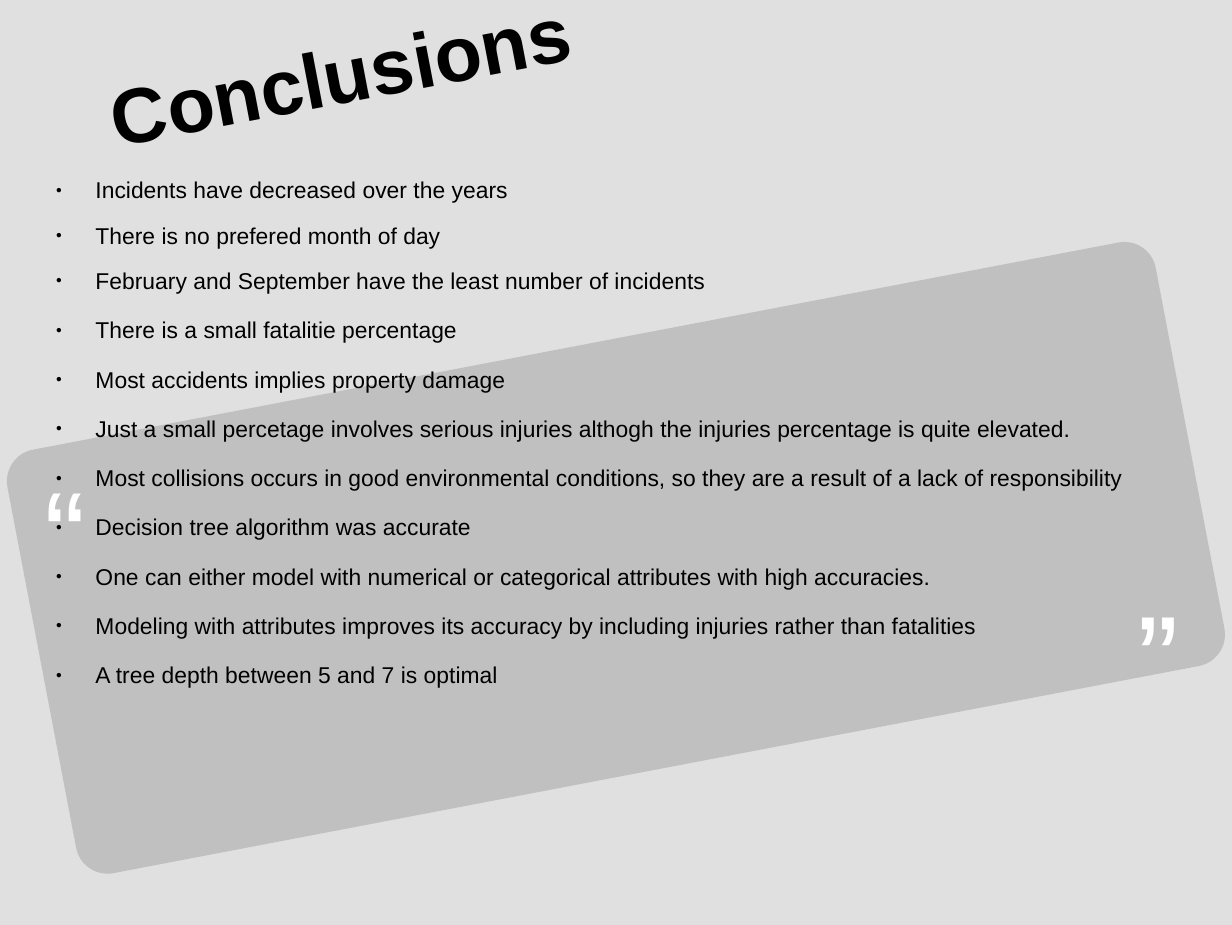
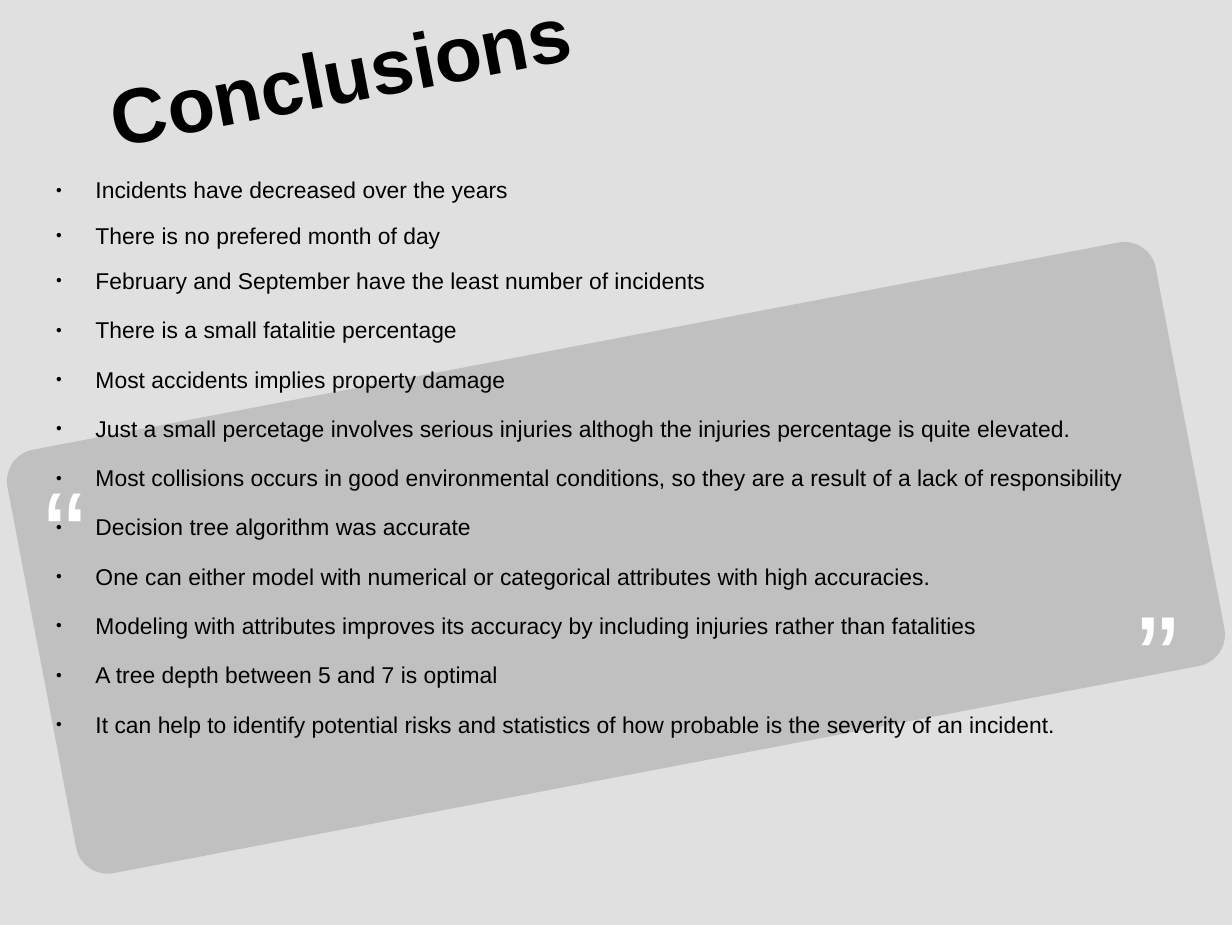
Before and after one commit to jsalvaradog/Coursera_Capstone, a slide deck: slide 14 of Presentation.ppsx. Drawn at 1232x925 pixels with LibreOffice and Linux fonts; fonts in the diff are those of the drawing. Boxes give left, top, right and bottom in pixels: in the first picture for what was removed or moved away, otherwise in the second. Text is boxed around its words. In the diff, an @@ line names an element or a change of style, - is before the commit and + after.

```diff
--- a/Presentation.ppsx
+++ b/Presentation.ppsx
@@ text at bbox=[95, 716, 1054, 738]: paragraph added @@
+● It can help to identify potential risks and statistics of how probable is the severity of an incident.
```
Also in this commit, not shown: 1 other file.
